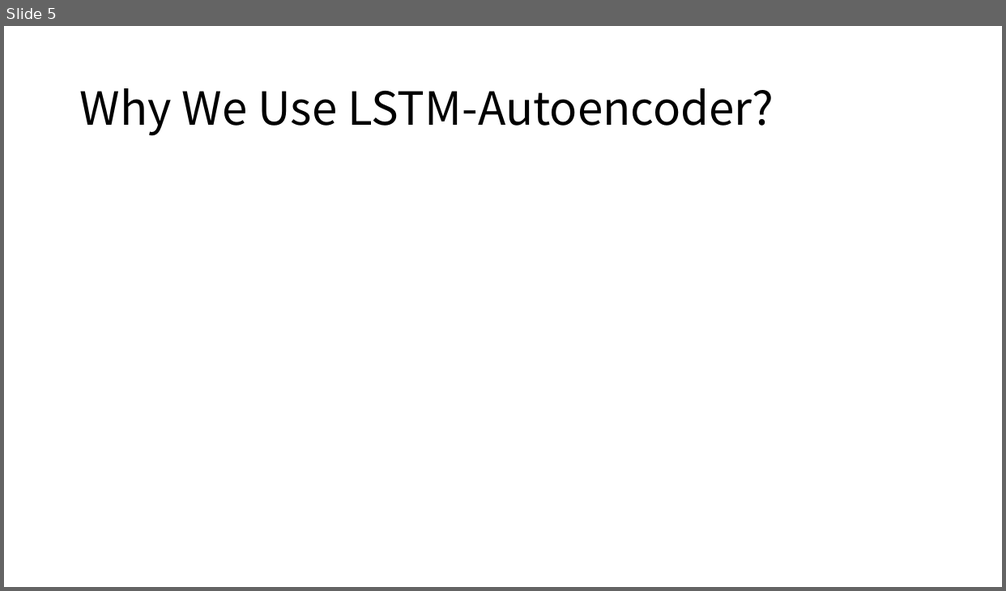
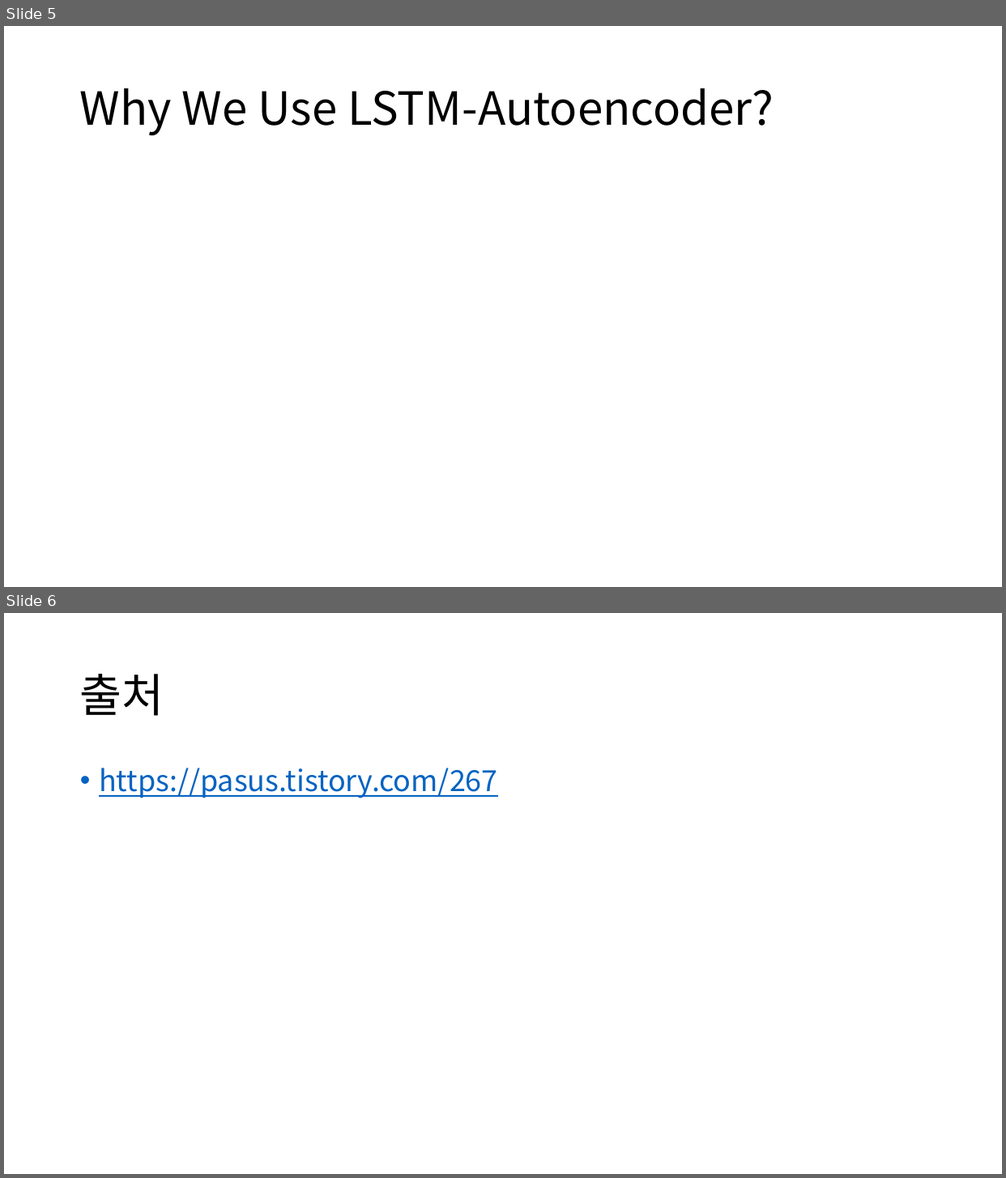
Before and after one commit to Noaplex/capstone, a slide deck: 캡스톤디자인 3주차.pptx. Shown one above the other, each under a label of ours: slide 5 before the commit, slides 5 and 6 after it. The pictures are 1006x591 and 1006x1178 pixels, drawn with LibreOffice and Linux fonts; fonts in the diff are those of the drawing. Boxes give left, top, right and bottom in pixels: in the first picture for what was removed or moved away, otherwise in the second. Text is boxed around its words. In the diff, an @@ line names an element or a change of style, - is before the commit and + after.

```diff
--- a/캡스톤디자인 3주차.pptx
+++ b/캡스톤디자인 3주차.pptx
@@ slide 6 added at [4,613,1002,1174], background #FFFFFF @@
@@ title added at [80,674,164,716], 44 pt, text #000000 @@
+출처
@@ text added at [99,768,498,798], 28 pt, text #0563C1, underline @@
+• https://pasus.tistory.com/267
```
Also in this commit, not shown: 1 slide changed.
